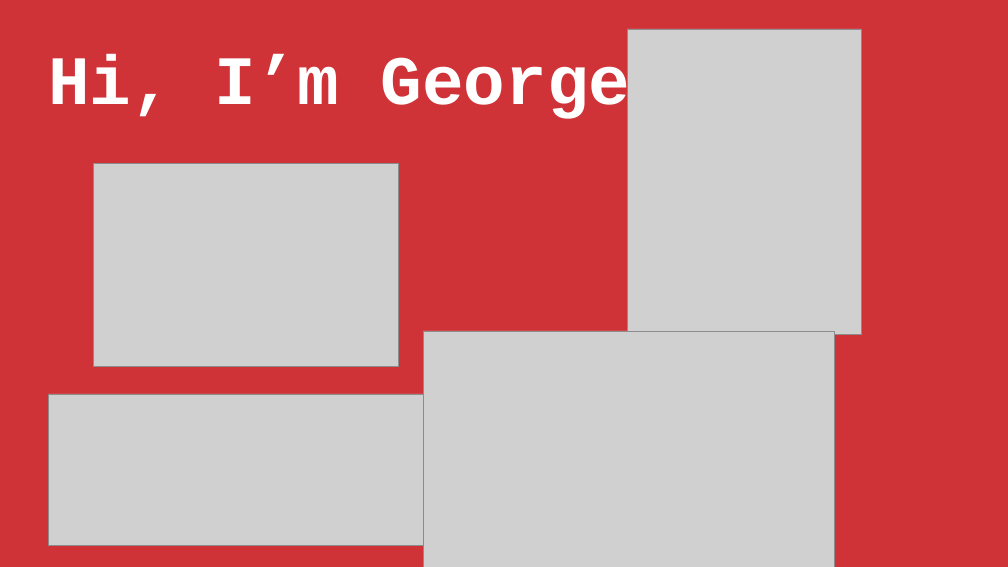
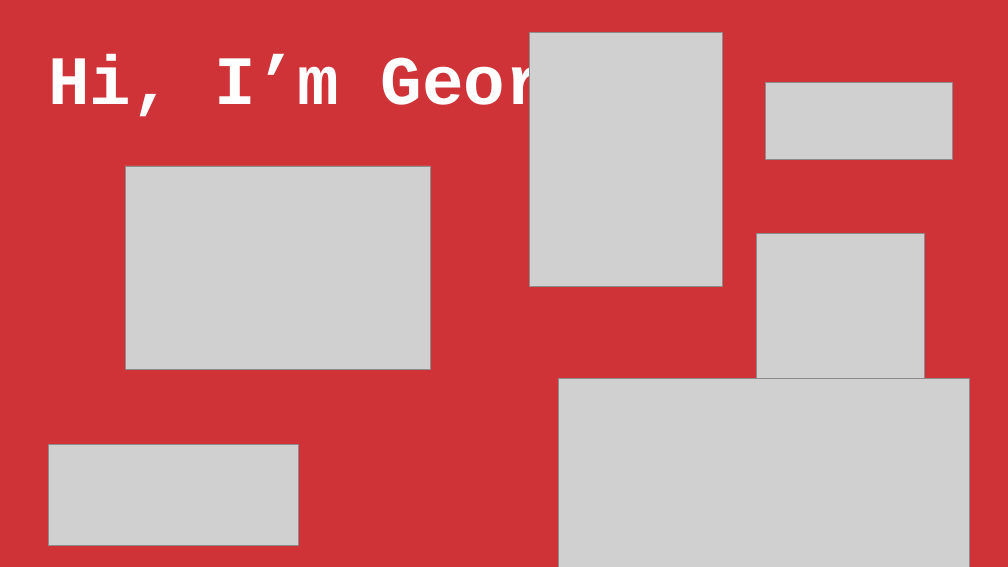
Before and after one commit to stringfestdata/ai-for-excel-101, a slide deck: slide 2 of ai-for-excel-101-slides.pptx. Drawn at 1008x567 pixels with LibreOffice and Linux fonts; fonts in the diff are those of the drawing; grey boxes stand for pictures. Boxes give left, top, right and bottom in pixels: in the first picture for what was removed or moved away, otherwise in the second. Text is boxed around its words. In the diff, an @@ line names an element or a change of style, - is before the commit and + after.

```diff
--- a/ai-for-excel-101-slides.pptx
+++ b/ai-for-excel-101-slides.pptx
@@ picture added at bbox=[529, 33, 722, 286] @@
@@ picture added at bbox=[766, 82, 953, 159] @@
@@ picture: place and size @@
-picture at bbox=[93, 164, 398, 367]
+picture at bbox=[125, 166, 430, 369]
@@ picture: place and size @@
-picture at bbox=[627, 29, 861, 335]
+picture at bbox=[756, 233, 924, 453]
@@ picture: place and size @@
-picture at bbox=[423, 331, 834, 567]
+picture at bbox=[558, 379, 969, 567]
@@ picture: place and size @@
-picture at bbox=[49, 394, 424, 545]
+picture at bbox=[49, 445, 298, 545]
```
Also in this commit, not shown: 1 slide added, 5 slides removed.
